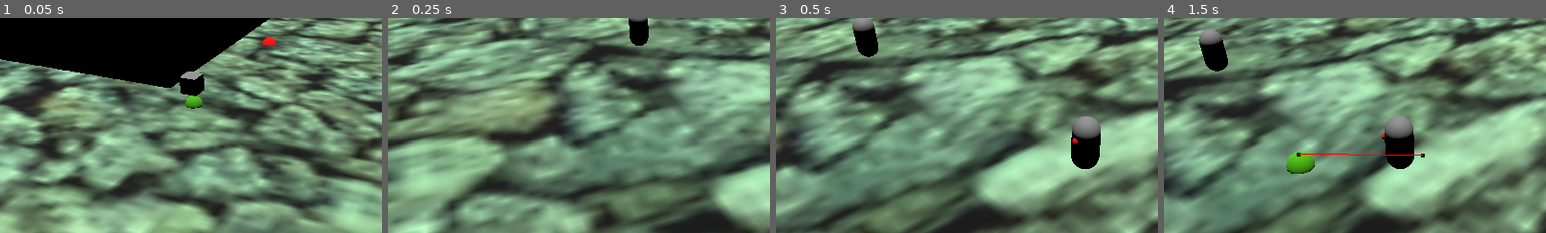
Above: before the commit, frames 1-4 (left to right).
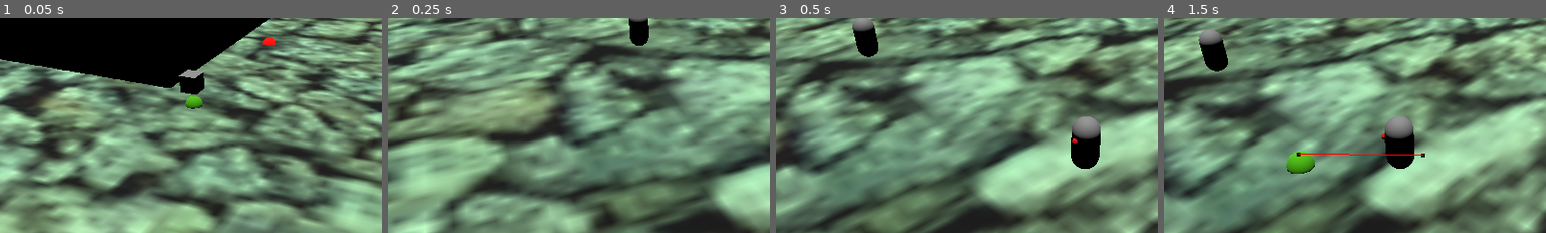
Above: after the commit, the same moments.

Repository: OLIWAPUNK/WSKAZEM
Game: Godot game, scene res://Scenes/GameWorld/World.tscn
The game is run twice, just before and just after one commit, with the same random seed, the same clock (stepped at 60 frames per second) and the same inputs.
Inputs (mouse positions are % of the whole screen's width and height, from its top left):
- Up to frame 1 (0.05 s): no input
- Up to frame 2 (0.25 s): no input
- Up to frame 3 (0.5 s): no input
- Up to frame 4 (1.5 s): move the mouse to (72, 45) at 0.52 s; press the mouse at (72, 45) at 0.53 s; move the mouse to (30, 55) at 1.27 s; release the mouse at (30, 55) at 1.28 s; click (30, 55) at 1.35 s
The pictures show only the part of the screen within x 14-64%, y 21-71%; the shares and areas given below are measured in that part.

The runs differ from the first frame. In frame 1, 0.1% of the frame differs, in the area x 46-54%, y 24-37%; in frame 2, nothing differs; in frame 3, nothing differs; in frame 4, nothing differs.

Commit message:
Fix hover + cleanup

Diff:
--- a/Scenes/GameWorld/Camera/CameraZone.tscn
+++ b/Scenes/GameWorld/Camera/CameraZone.tscn
@@ -13,6 +13,7 @@
 point_count = 1
 
 [node name="CameraZone" type="Area3D" unique_id=1317301323]
+input_ray_pickable = false
 collision_mask = 2
 script = ExtResource("1_7nh6r")
 
--- a/Scenes/GameWorld/Town.tscn
+++ b/Scenes/GameWorld/Town.tscn
@@ -8,7 +8,7 @@
 [ext_resource type="PackedScene" uid="uid://dlepneomk2mjd" path="res://Scenes/GameWorld/Camera/CameraZone.tscn" id="3_dq28l"]
 [ext_resource type="Script" uid="uid://bw67bkw8ycju0" path="res://Scripts/Camera/CameraMovement.gd" id="3_owgbo"]
 [ext_resource type="Script" uid="uid://bk4qdfln5185h" path="res://Scripts/Camera/CameraZoneManager.gd" id="4_mvt64"]
-[ext_resource type="Script" uid="uid://cakokgaqj6c17" path="res://Scripts/Inventory/Item.gd" id="7_q244l"]
+[ext_resource type="PackedScene" uid="uid://bxfibbksyww3c" path="res://Scenes/GameWorld/Items/RockItem.tscn" id="7_q244l"]
 [ext_resource type="PackedScene" uid="uid://c25w1s58vwcqh" path="res://Scenes/GameWorld/Traits/CanBeGrabbed.tscn" id="8_q244l"]
 
 [sub_resource type="AnimationLibrary" id="AnimationLibrary_mvt64"]
@@ -42,10 +42,6 @@
 [sub_resource type="SphereMesh" id="SphereMesh_owgbo"]
 material = SubResource("StandardMaterial3D_45d1s")
 
-[sub_resource type="BoxMesh" id="BoxMesh_f42r7"]
-
-[sub_resource type="BoxShape3D" id="BoxShape3D_f42r7"]
-
 [sub_resource type="NavigationMesh" id="NavigationMesh_2ke5o"]
 vertices = PackedVector3Array(-99.5, 0.49782372, -77, -88.25, 0.49782372, -76.75, -88, 0.49782372, -78.5, -99.5, 0.4978 …(3419 unchanged characters)…
 polygons = [PackedInt32Array(1, 0, 2), PackedInt32Array(2, 0, 3), PackedInt32Array(4, 2, 5), PackedInt32Array(5, 2, 3), …(3564 unchanged characters)…
@@ -187,26 +183,16 @@
 [node name="DirectionalLight" type="DirectionalLight3D" parent="." unique_id=1612047031]
 transform = Transform3D(1, 0, 0, 0, 1.1924881e-08, 1, 0, -1, 1.1924881e-08, 0, 13.88743, 0)
 
+[node name="RockItem" parent="." unique_id=353628187 instance=ExtResource("7_q244l")]
+transform = Transform3D(1, 0, 0, 0, 1, 0, 0, 0, 1, 0, 1.4176917, 0)
+
+[node name="CanBeGrabbed" parent="RockItem" unique_id=1440717476 instance=ExtResource("8_q244l")]
+
 [node name="DEBUGBITCH" type="MeshInstance3D" parent="." unique_id=117437976]
 transform = Transform3D(1, 0, 0, 0, 1, 0, 0, 0, 1, 0, 4.82, 66.82473)
 mesh = SubResource("SphereMesh_owgbo")
 skeleton = NodePath("../NavigationRegion3D")
 
-[node name="RockItem" type="Area3D" parent="." unique_id=353628187]
-transform = Transform3D(1, 0, 0, 0, 1, 0, 0, 0, 1, 0, 1.324122, 0)
-script = ExtResource("7_q244l")
-identifier = "rock_b"
-item_name = "Rock Blarg"
-
-[node name="RockMesh" type="MeshInstance3D" parent="RockItem" unique_id=1796395315]
-mesh = SubResource("BoxMesh_f42r7")
-skeleton = NodePath("../..")
-
-[node name="RockCollision" type="CollisionShape3D" parent="RockItem" unique_id=1306906316]
-shape = SubResource("BoxShape3D_f42r7")
-
-[node name="CanBeGrabbed" parent="RockItem" unique_id=1440717476 instance=ExtResource("8_q244l")]
-
 [node name="NavigationRegion3D" type="NavigationRegion3D" parent="." unique_id=2059460955]
 navigation_mesh = SubResource("NavigationMesh_2ke5o")
 
--- a/Scripts/Camera/CameraZone.gd
+++ b/Scripts/Camera/CameraZone.gd
@@ -27,6 +27,8 @@
 func _ready() -> void:
 	assert(camera_path.curve, "%s: CameraPath has no Curve defined" % self)
 	assert(camera_path.curve.point_count > 0, "%s: CameraPath Curve has no points" % self)
+
+	input_ray_pickable = false
 
 	connect("body_shape_entered", body_entered_zone)
 	connect("body_shape_exited", body_exited_zone)
--- a/Scripts/Navigation/PointerManager.gd
+++ b/Scripts/Navigation/PointerManager.gd
@@ -16,6 +16,8 @@
 func _ready() -> void:
 	assert(navigation_manager, "Navigation manager not found")
 	assert(gesture_manager, "Gesture manager not found")
+
+	Global.pointer_manager = self
 
 
 func _unhandled_input(_event: InputEvent) -> void:
--- a/Scripts/Traits/CanBeClicked.gd
+++ b/Scripts/Traits/CanBeClicked.gd
@@ -28,19 +28,15 @@
 
 func on_hover() -> void:
 
-	print_debug("Hovering over ", parent.name)
-
-	if Global.player_controls_disabled or %GameUI/CommunicationContainer.visible:
+	if Global.player_controls_disabled or Global.ui_manager.communication_container.visible:
 		return
 
 	if overlay_outline_material:
 		mesh.material_overlay = overlay_outline_material
-	%PointerManager.on_hover(self)
+	Global.pointer_manager.on_hover(self)
 
 
 func on_unhover() -> void:
 
-	print_debug("Unhovering over ", parent.name)
-
 	mesh.material_overlay = null
-	%PointerManager.on_unhover(self)
+	Global.pointer_manager.on_unhover(self)
--- a/Scripts/UIManager.gd
+++ b/Scripts/UIManager.gd
@@ -7,4 +7,5 @@
 
 func _ready() -> void:
 
+	Global.ui_manager = self
 	communication_container.visible = false
--- a/Scripts/main.gd
+++ b/Scripts/main.gd
@@ -4,6 +4,8 @@
 static var debug : Debug
 static var map_manager : MapManager
 static var cutscene_manager : CutsceneManager
+static var ui_manager : UIManager
+static var pointer_manager : PointerManager
 static var player_controls_disabled : bool = false
 
 
Not shown: 1 places in Scenes/UI/DebugUI.tscn that only renumber resources
Not shown: 1 places in Scenes/UI/GameUI.tscn that only renumber resources
